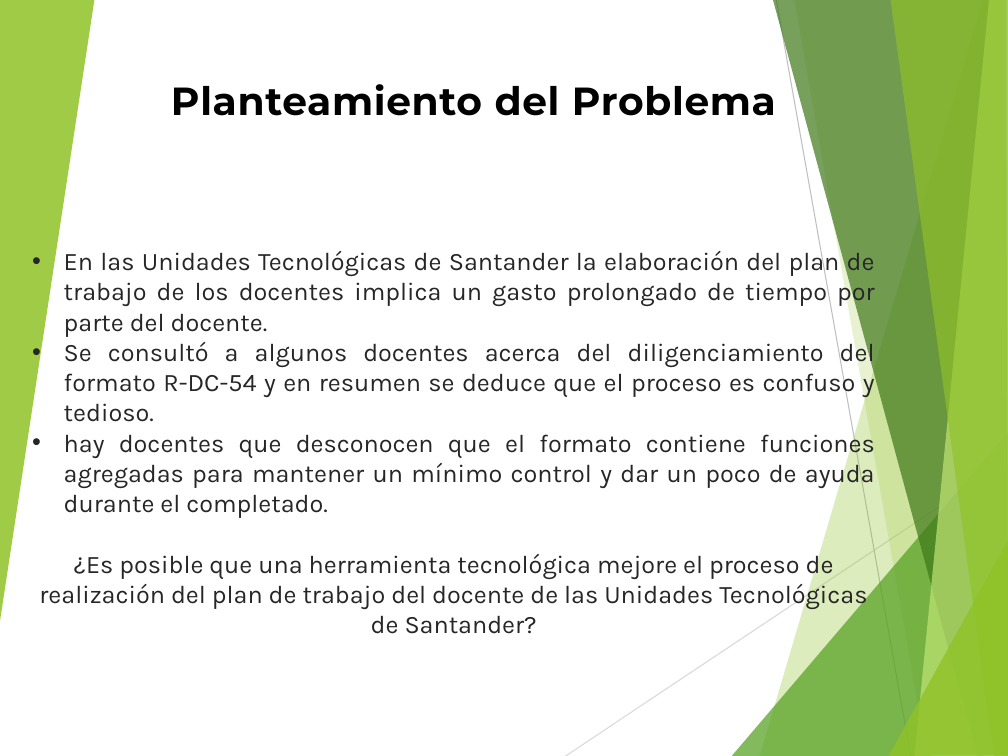
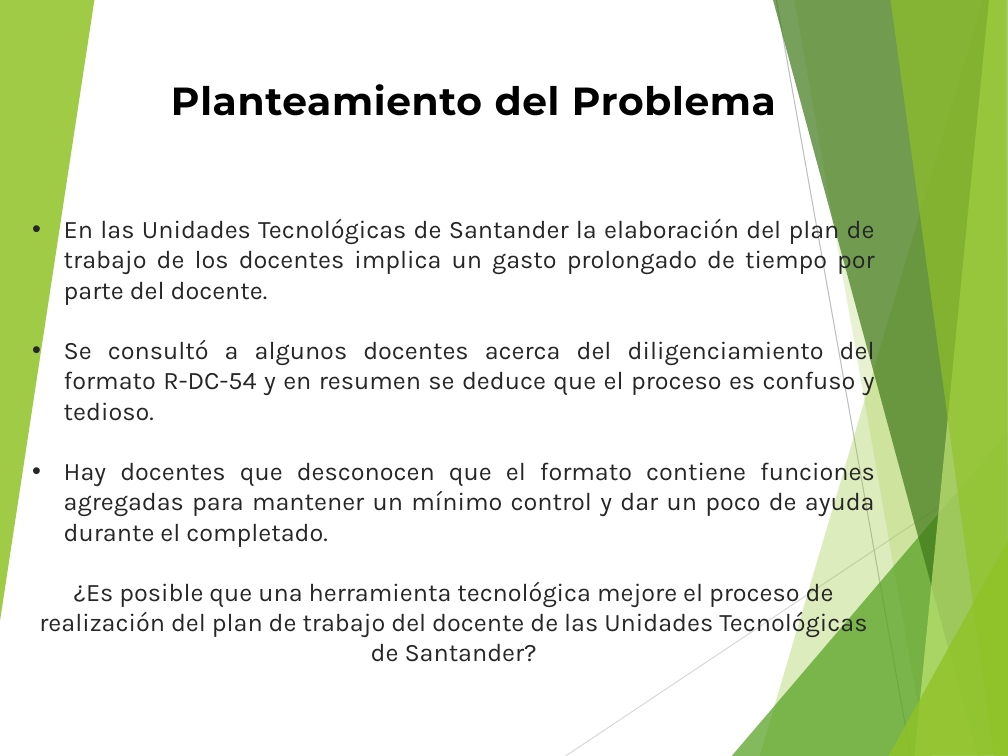
Before and after one commit to andy645jh/ProyectoGrado, a slide deck: slide 2 of extras/docs/rdc_presentacion.pptx. Drawn at 1008x756 pixels with LibreOffice and Linux fonts; fonts in the diff are those of the drawing. Boxes give left, top, right and bottom in pixels: in the first picture for what was removed or moved away, otherwise in the second. Text is boxed around its words. In the diff, an @@ line names an element or a change of style, - is before the commit and + after.

```diff
--- a/extras/docs/rdc_presentacion.pptx
+++ b/extras/docs/rdc_presentacion.pptx
@@ text "En las Unidades Tecnológicas de ...": place and size @@
-text "En las Unidades Tecnológicas de ..." at box(39, 248, 875, 634)
+text "En las Unidades Tecnológicas de ..." at box(39, 216, 875, 662)
@@ text at box(64, 458, 875, 547): text changed @@
-• hay docentes que desconocen que el formato contiene funciones agregadas para mantener un mínimo control y dar un poco de ayuda durante el completado.
+• Hay docentes que desconocen que el formato contiene funciones agregadas para mantener un mínimo control y dar un poco de ayuda durante el completado.
```
Also in this commit, not shown: 8 other slides changed.
